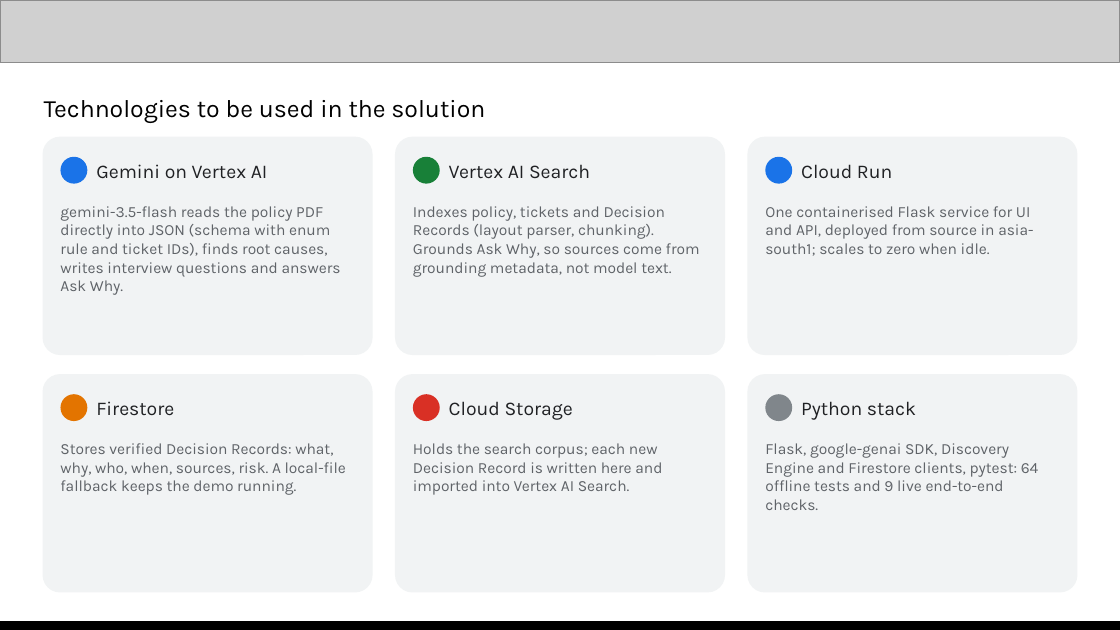
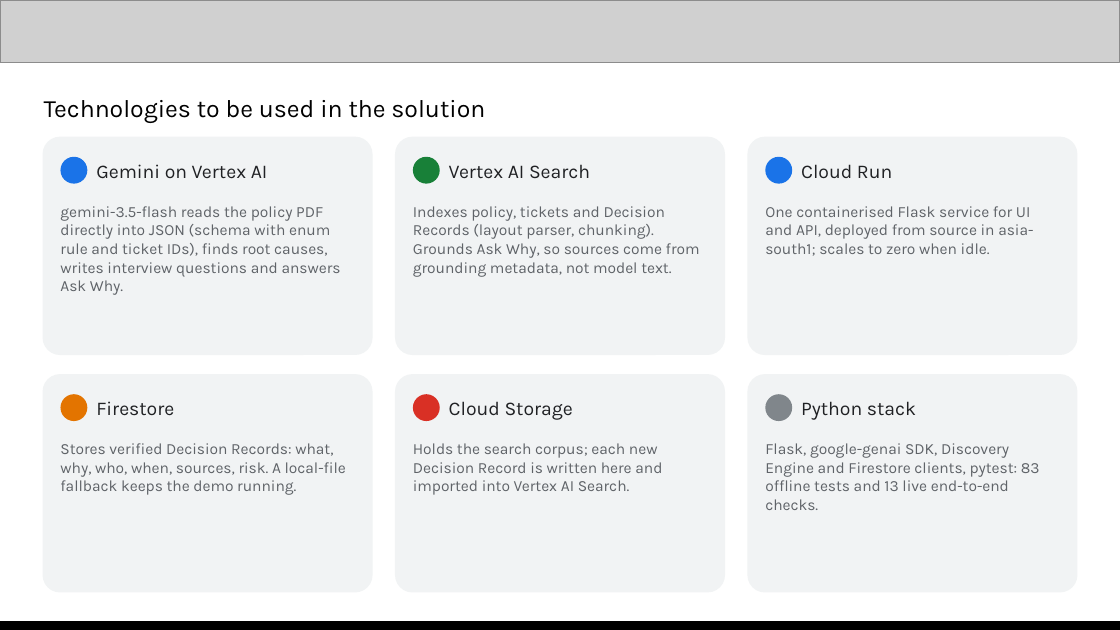
Before and after one commit to PadmajaG-ai/policy_vault, a slide deck: slide 8 of Human_in_the_loop_Policy_Vault_AI_Builder_Cup.pptx. Drawn at 1120x630 pixels with LibreOffice and Linux fonts; fonts in the diff are those of the drawing; grey boxes stand for pictures. Boxes give left, top, right and bottom in pixels: in the first picture for what was removed or moved away, otherwise in the second. Text is boxed around its words. In the diff, an @@ line names an element or a change of style, - is before the commit and + after.

```diff
--- a/Human_in_the_loop_Policy_Vault_AI_Builder_Cup.pptx
+++ b/Human_in_the_loop_Policy_Vault_AI_Builder_Cup.pptx
@@ text at (765,443,1040,510): text changed @@
-Flask, google-genai SDK, Discovery Engine and Firestore clients, pytest: 64 offline tests and 9 live end-to-end checks.
+Flask, google-genai SDK, Discovery Engine and Firestore clients, pytest: 83 offline tests and 13 live end-to-end checks.
```
Also in this commit, not shown: 2 other slides changed.
